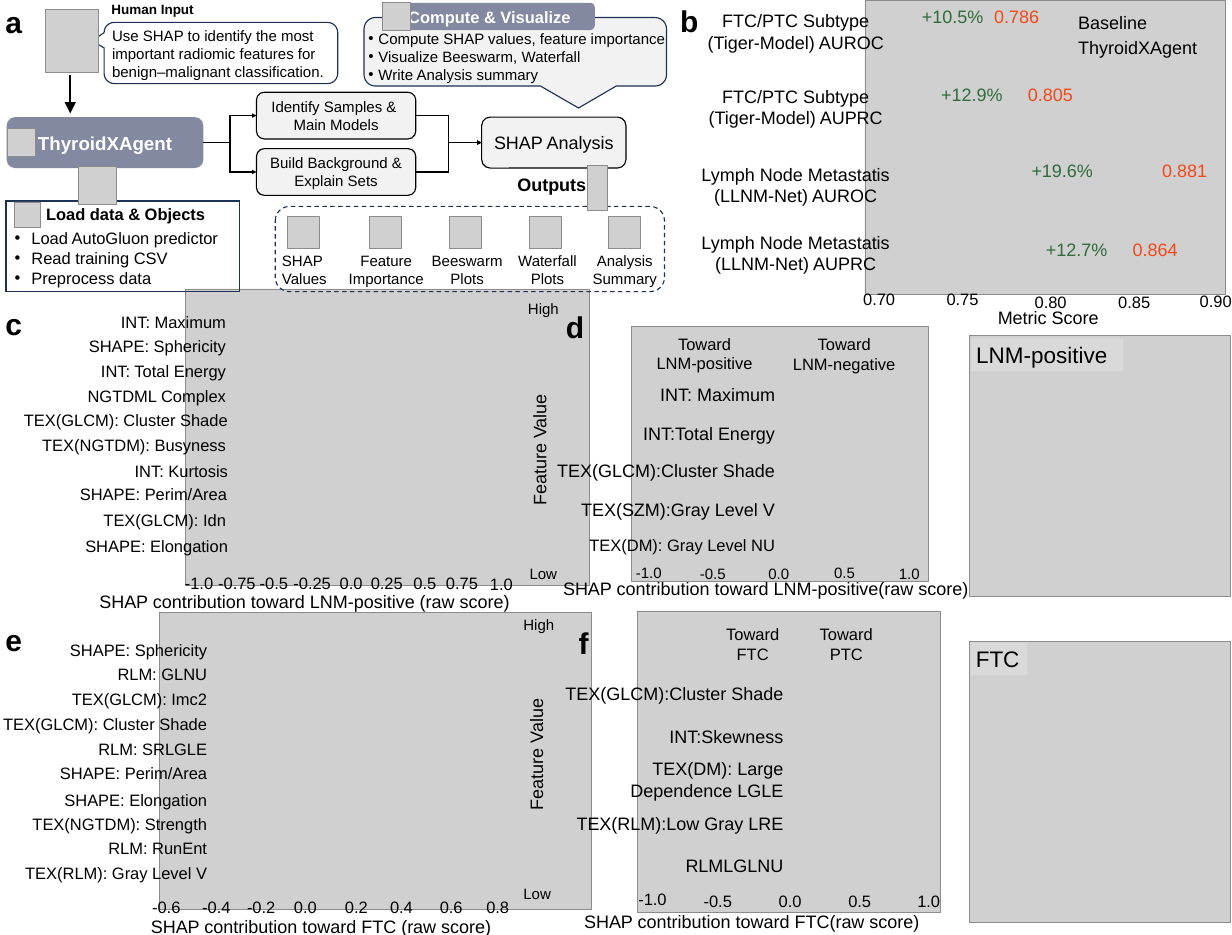
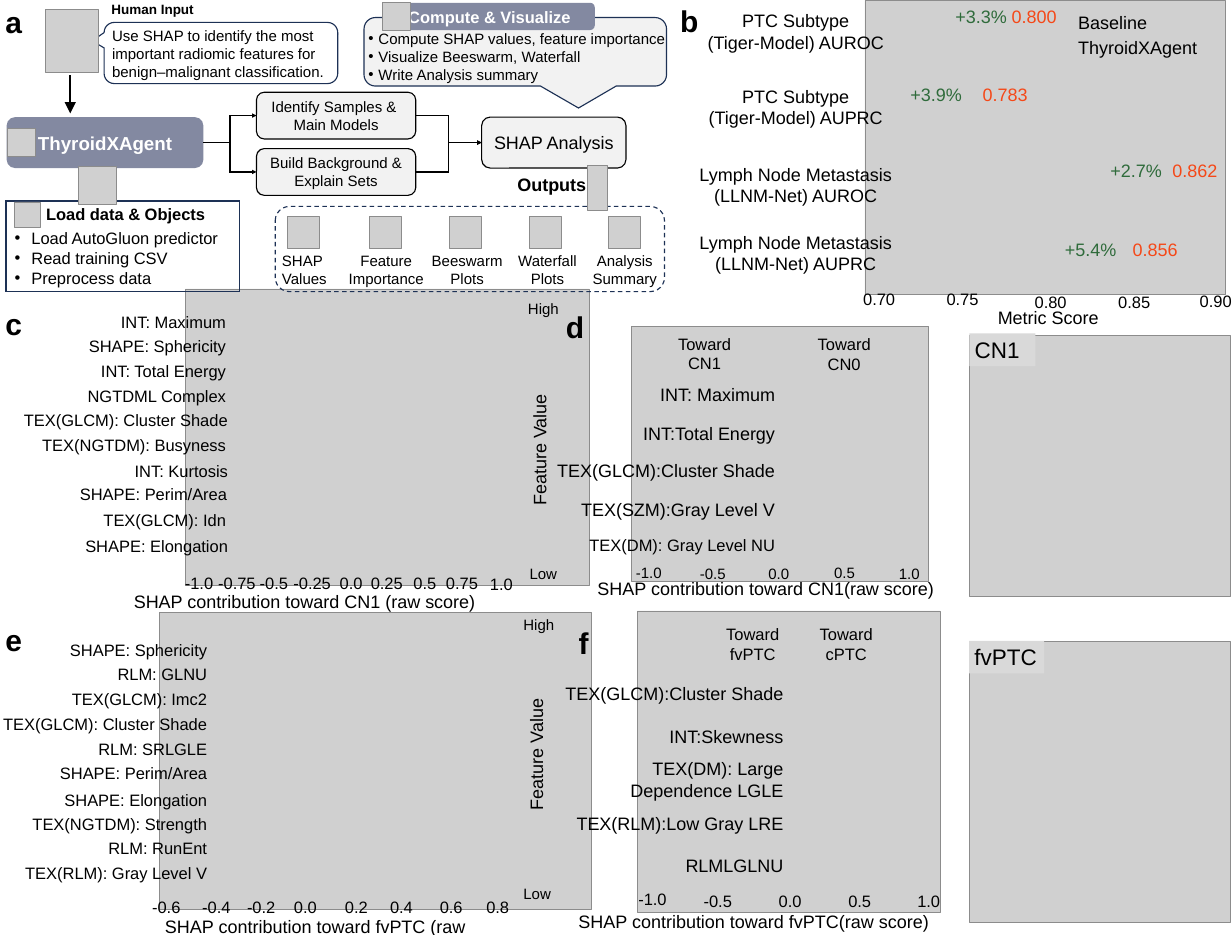
Before and after one commit to ordinary7Zz/my_plot_images, a slide deck: slide 2 of pptx/Malignant_Image_tasks.pptx. Drawn at 1232x935 pixels with LibreOffice and Linux fonts; fonts in the diff are those of the drawing; grey boxes stand for pictures. Boxes give left, top, right and bottom in pixels: in the first picture for what was removed or moved away, otherwise in the second. Text is boxed around its words. In the diff, an @@ line names an element or a change of style, - is before the commit and + after.

```diff
--- a/pptx/Malignant_Image_tasks.pptx
+++ b/pptx/Malignant_Image_tasks.pptx
@@ text at (x1=742, y1=14, x2=849, y2=31): text changed @@
-FTC/PTC Subtype
+PTC Subtype
@@ text at (x1=955, y1=10, x2=1006, y2=23): text changed @@
-+10.5%
++3.3%
@@ text at (x1=1012, y1=10, x2=1057, y2=23): text changed @@
-0.786
+0.800
@@ text at (x1=910, y1=88, x2=961, y2=101): text changed @@
-+12.9%
++3.9%
@@ text at (x1=983, y1=88, x2=1028, y2=101): text changed @@
-0.805
+0.783
@@ text at (x1=742, y1=90, x2=849, y2=107): text changed @@
-FTC/PTC Subtype
+PTC Subtype
@@ text at (x1=699, y1=167, x2=892, y2=185): text changed @@
-Lymph Node Metastatis
+Lymph Node Metastasis
@@ text at (x1=1110, y1=164, x2=1161, y2=177): text changed @@
-+19.6%
++2.7%
@@ text at (x1=1172, y1=164, x2=1217, y2=177): text changed @@
-0.881
+0.862
@@ text at (x1=699, y1=235, x2=892, y2=253): text changed @@
-Lymph Node Metastatis
+Lymph Node Metastasis
@@ text at (x1=1065, y1=243, x2=1116, y2=256): text changed @@
-+12.7%
++5.4%
@@ text at (x1=1133, y1=243, x2=1178, y2=256): text changed @@
-0.864
+0.856
@@ text at (x1=688, y1=357, x2=721, y2=369): text changed @@
-LNM-positive
+CN1
@@ text at (x1=828, y1=358, x2=861, y2=370): text changed @@
-LNM-negative
+CN0
@@ rectangle "CN1" resized from (x1=971, y1=338, x2=1124, y2=371) to (x1=970, y1=333, x2=1036, y2=366) @@
@@ text in rectangle at (x1=975, y1=342, x2=1020, y2=359): text changed @@
-LNM-positive
+CN1
@@ text at (x1=134, y1=595, x2=475, y2=612): text changed @@
-SHAP contribution toward LNM-positive (raw score)
+SHAP contribution toward CN1 (raw score)
@@ text at (x1=597, y1=581, x2=934, y2=599): text changed @@
-SHAP contribution toward LNM-positive(raw score)
+SHAP contribution toward CN1(raw score)
@@ text at (x1=730, y1=648, x2=776, y2=660): text changed @@
-FTC
+fvPTC
@@ text at (x1=826, y1=648, x2=867, y2=660): text changed @@
-PTC
+cPTC
@@ rectangle "fvPTC" resized from (x1=971, y1=642, x2=1028, y2=675) to (x1=969, y1=641, x2=1044, y2=673) @@
@@ text in rectangle at (x1=974, y1=648, x2=1036, y2=666): text changed @@
-FTC
+fvPTC
@@ text at (x1=165, y1=920, x2=465, y2=935): text changed @@
-SHAP contribution toward FTC (raw score)
+SHAP contribution toward fvPTC (raw score)
@@ text at (x1=578, y1=915, x2=929, y2=932): text changed @@
-SHAP contribution toward FTC(raw score)
+SHAP contribution toward fvPTC(raw score)
```
Also in this commit, not shown: 1 other slide changed, 12 other files.
